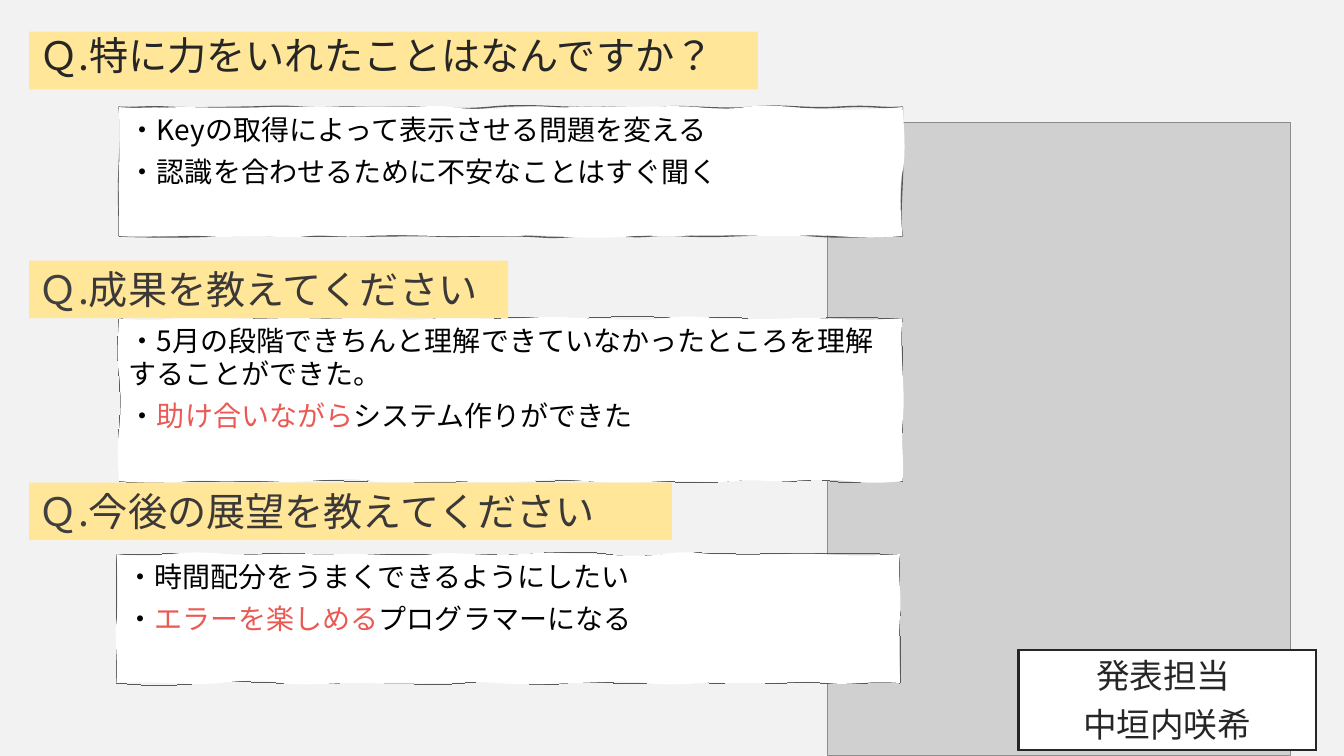
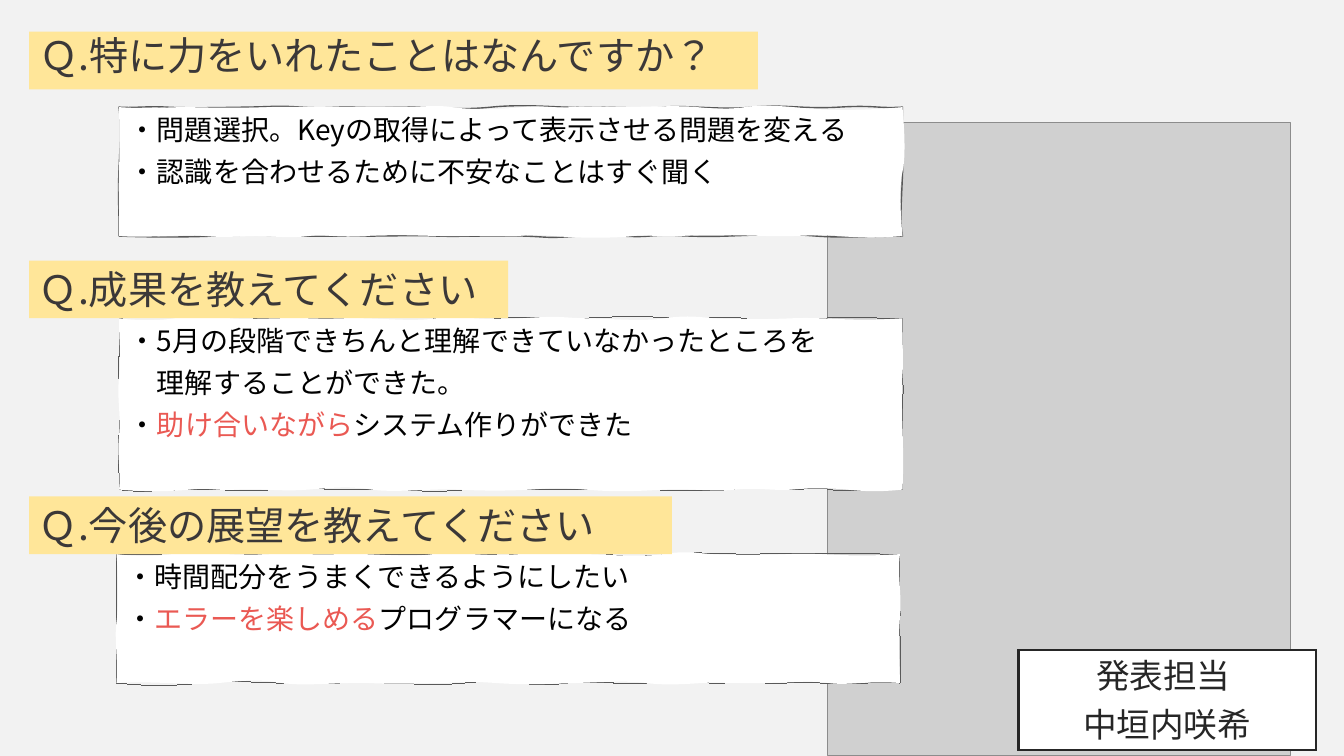
Before and after one commit to DOJO-2021/C-2, a slide deck: slide 19 of documents/SkyNHプレゼンテーションひな形4.pptx. Drawn at 1344x756 pixels with LibreOffice and Linux fonts; fonts in the diff are those of the drawing; grey boxes stand for pictures. Boxes give left, top, right and bottom in pixels: in the first picture for what was removed or moved away, otherwise in the second. Text is boxed around its words. In the diff, an @@ line names an element or a change of style, - is before the commit and + after.

```diff
--- a/documents/SkyNHプレゼンテーションひな形4.pptx
+++ b/documents/SkyNHプレゼンテーションひな形4.pptx
@@ rectangle "Ｑ.特に力をいれたことはなんですか？" at [29,31,758,89]: text colour #262626 to #3B3838 @@
@@ text in freeform shape at [129,116,847,147]: text changed @@
-・Keyの取得によって表示させる問題を変える
+・問題選択。Keyの取得によって表示させる問題を変える
@@ rectangle "Ｑ.成果を教えてください" at [29,260,508,318]: text colour #404040 to #3B3838 in "Ｑ.成果を教えてください" @@
@@ freeform shape "・5月の段階できちんと理解できていなかったところを": place and size @@
-freeform shape "・5月の段階できちんと理解できていなかったところを" at [119,319,902,482]
+freeform shape "・5月の段階できちんと理解できていなかったところを" at [119,319,902,490]
@@ text in freeform shape at [129,327,818,396]: text changed @@
-・5月の段階できちんと理解できていなかったところを理解することができた。
+・5月の段階できちんと理解できていなかったところを
+理解することができた。
@@ rectangle "Ｑ.今後の展望を教えてください": place and size @@
-rectangle "Ｑ.今後の展望を教えてください" at [29,483,673,540]
+rectangle "Ｑ.今後の展望を教えてください" at [29,496,673,554]
@@ rectangle "Ｑ.今後の展望を教えてください" at [29,496,673,554]: text colour #404040 to #3B3838 in "Ｑ.今後の展望を教えてください" @@
```
Also in this commit, not shown: 5 other slides changed, 4 other files.
